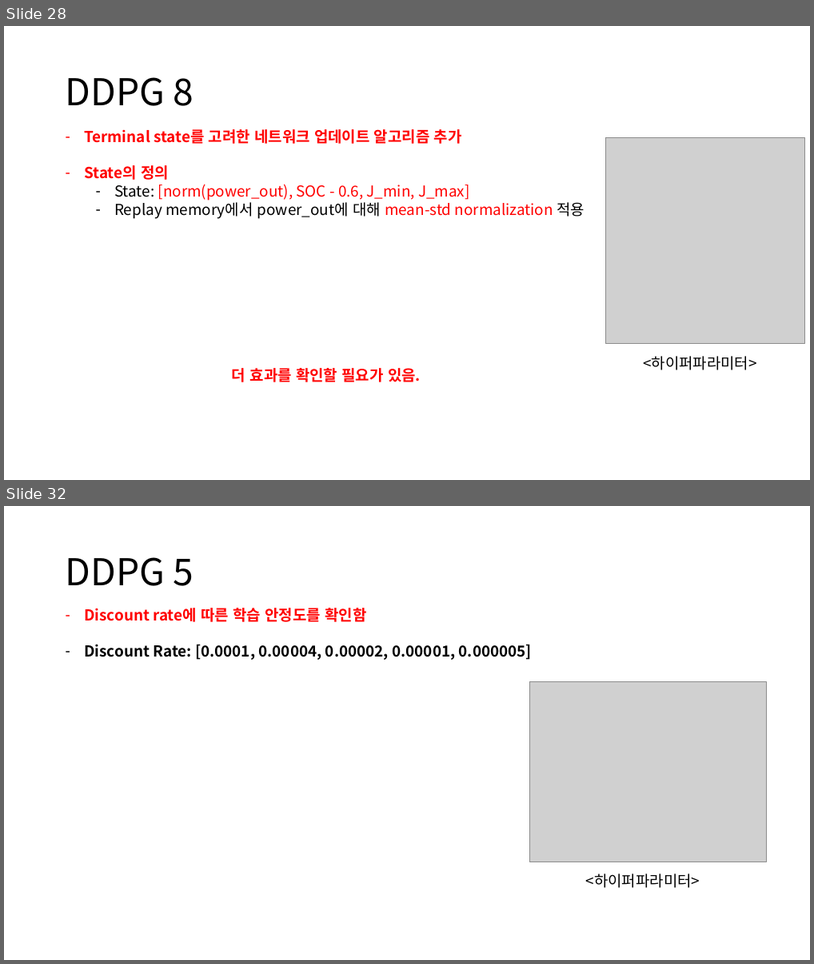
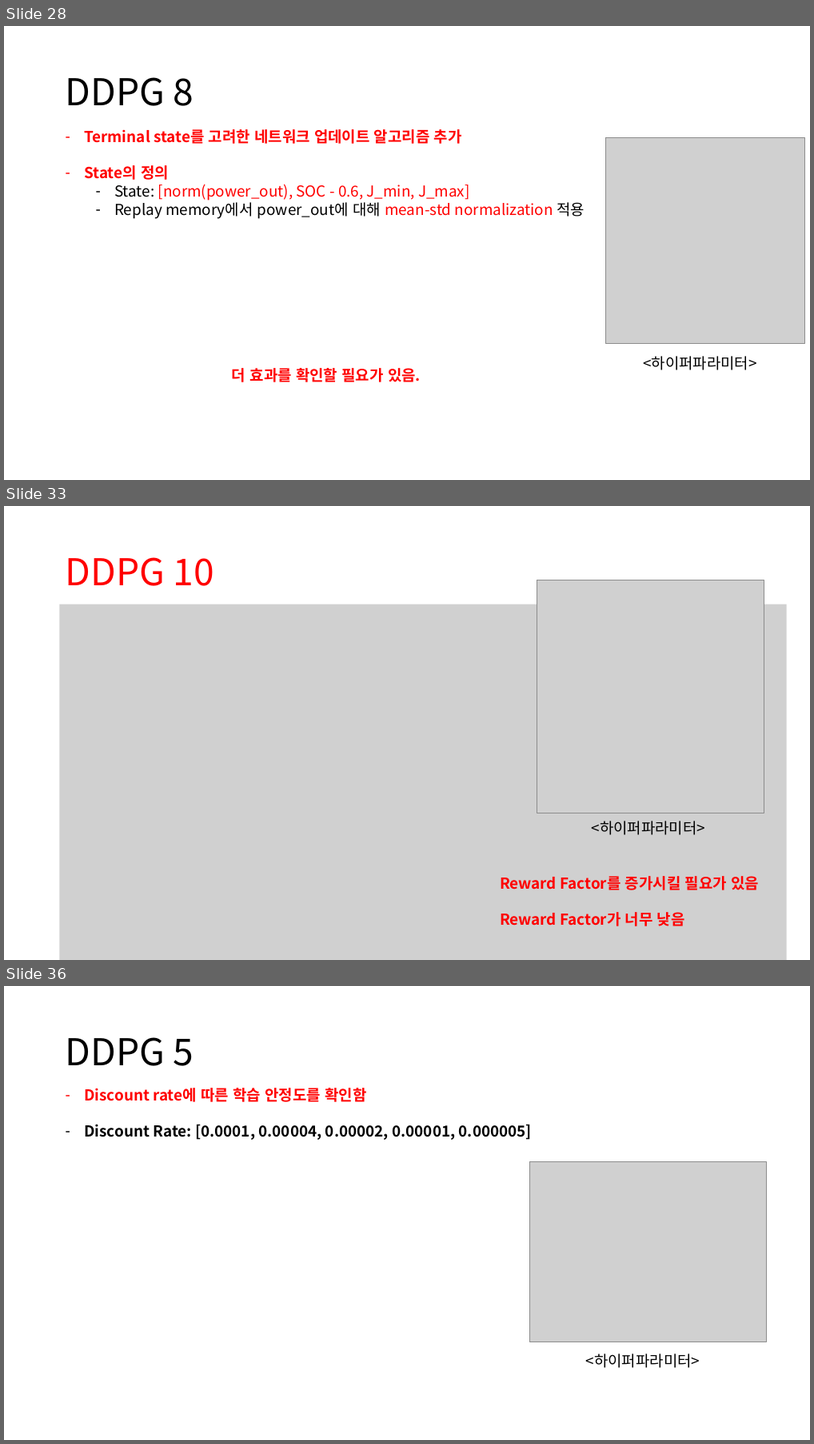
Before and after one commit to zidane89/experiment, a slide deck: 실험정리.pptx. Shown one above the other, each under a label of ours: slides 28 and 32 before the commit, slides 28, 33 and 36 after it; the slides between them are not shown. The pictures are 814x964 and 814x1444 pixels, drawn with LibreOffice and Linux fonts; fonts in the diff are those of the drawing; grey boxes stand for pictures. Boxes give left, top, right and bottom in pixels: in the first picture for what was removed or moved away, otherwise in the second. Text is boxed around its words. In the diff, an @@ line names an element or a change of style, - is before the commit and + after.

```diff
--- a/실험정리.pptx
+++ b/실험정리.pptx
@@ slide 33 added at (4,506,810,960), background #FFFFFF @@
@@ title added at (66,557,214,586), 44 pt, text #FF0000 @@
+DDPG 10
@@ picture added at (538,580,765,812) @@
@@ picture added at (60,604,787,960) @@
@@ text added at (592,820,706,835), 18 pt, text #000000 @@
+<하이퍼파라미터>
@@ text added at (500,876,759,926), 18 pt, text #FF0000, bold @@
+Reward Factor를 증가시킬 필요가 있음
+Reward Factor가 너무 낮음
@@ what was slide 32 is now slide 36 @@
```
Also in this commit, not shown: 3 slides changed, 3 other slides added, 10 other files.
